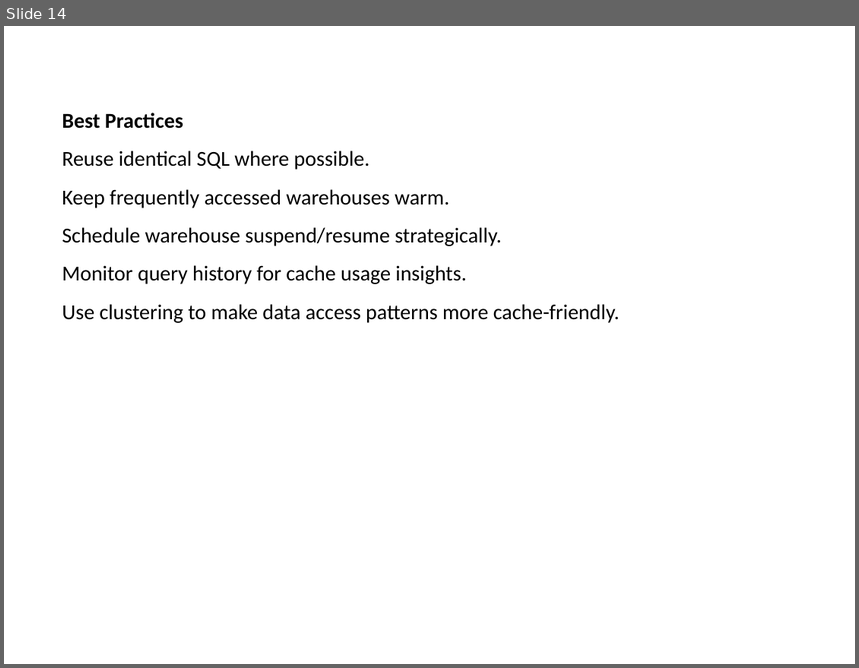
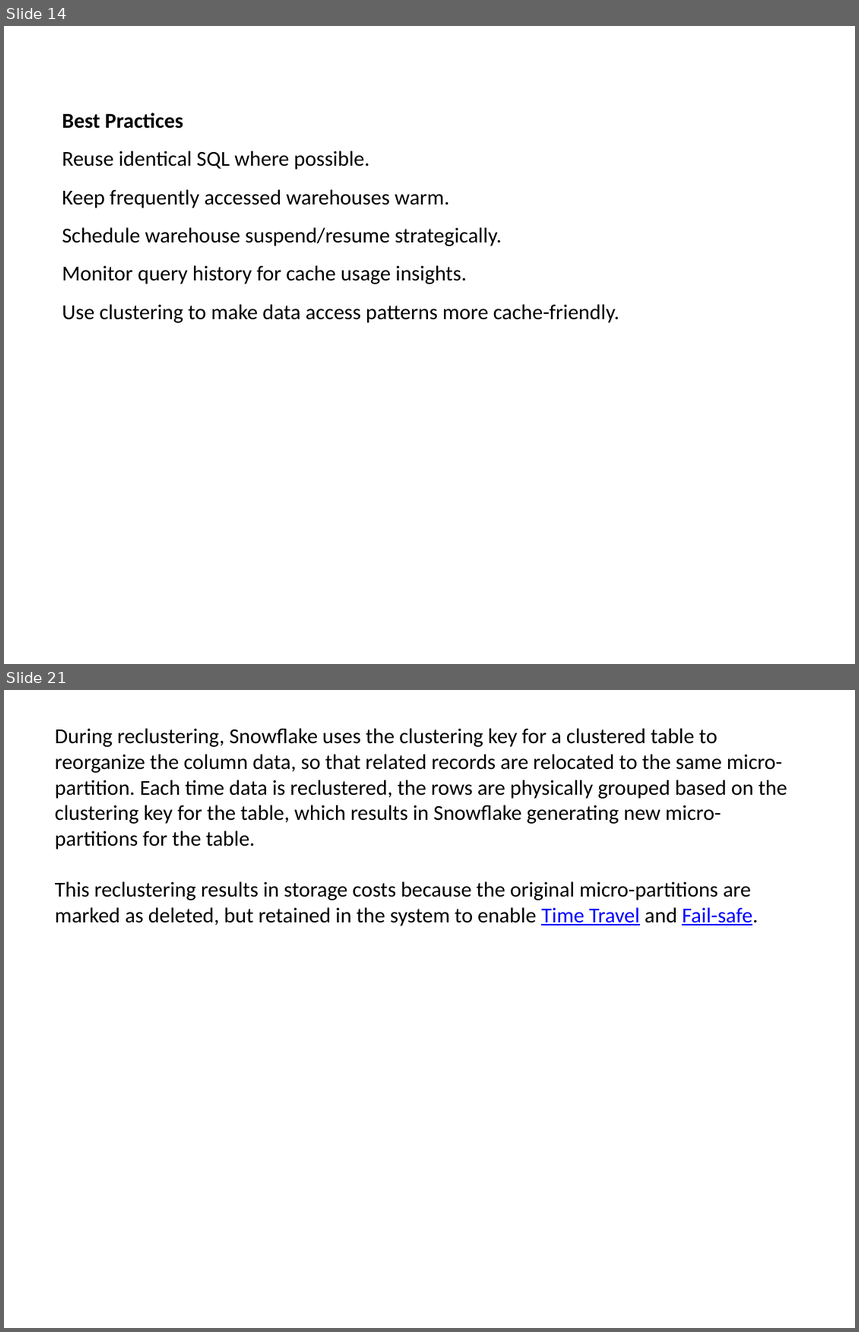
Before and after one commit to babjeereddy/snowflake, a slide deck: SnowFlake.pptx. Shown one above the other, each under a label of ours: slide 14 before the commit, slides 14 and 21 after it; the slides between them are not shown. The pictures are 859x668 and 859x1332 pixels, drawn with LibreOffice and Linux fonts; fonts in the diff are those of the drawing. Boxes give left, top, right and bottom in pixels: in the first picture for what was removed or moved away, otherwise in the second. Text is boxed around its words. In the diff, an @@ line names an element or a change of style, - is before the commit and + after.

```diff
--- a/SnowFlake.pptx
+++ b/SnowFlake.pptx
@@ slide 21 added at (4, 690, 855, 1328), background #FFFFFF @@
@@ text added at (55, 728, 788, 926), 18 pt, text #000000 @@
+During reclustering, Snowflake uses the clustering key for a clustered table to reorganize the column data, so that related records are relocated to the same micro-partition. Each time data is reclustered, the rows are physically grouped based on the clustering key for the table, which results in Snowflake generating new micro-partitions for the table.
+This reclustering results in storage costs because the original micro-partitions are marked as deleted, but retained in the system to enable Time Travel and Fail-safe.
```
Also in this commit, not shown: 12 other slides added.
